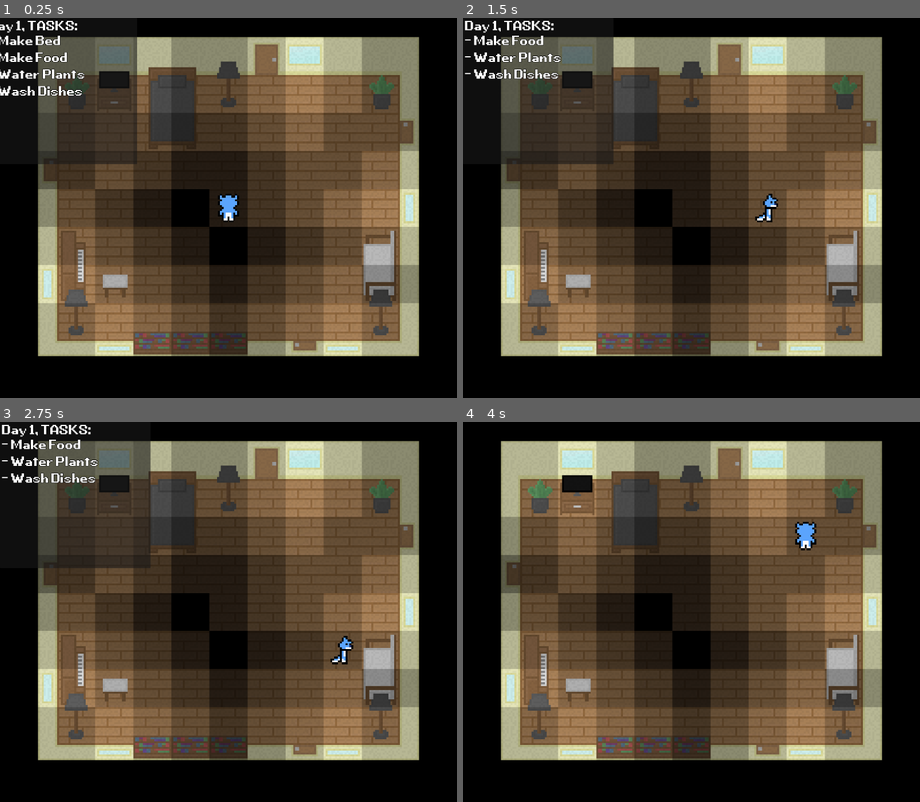
Above: before the commit, frames 1-4 (two rows, left to right).
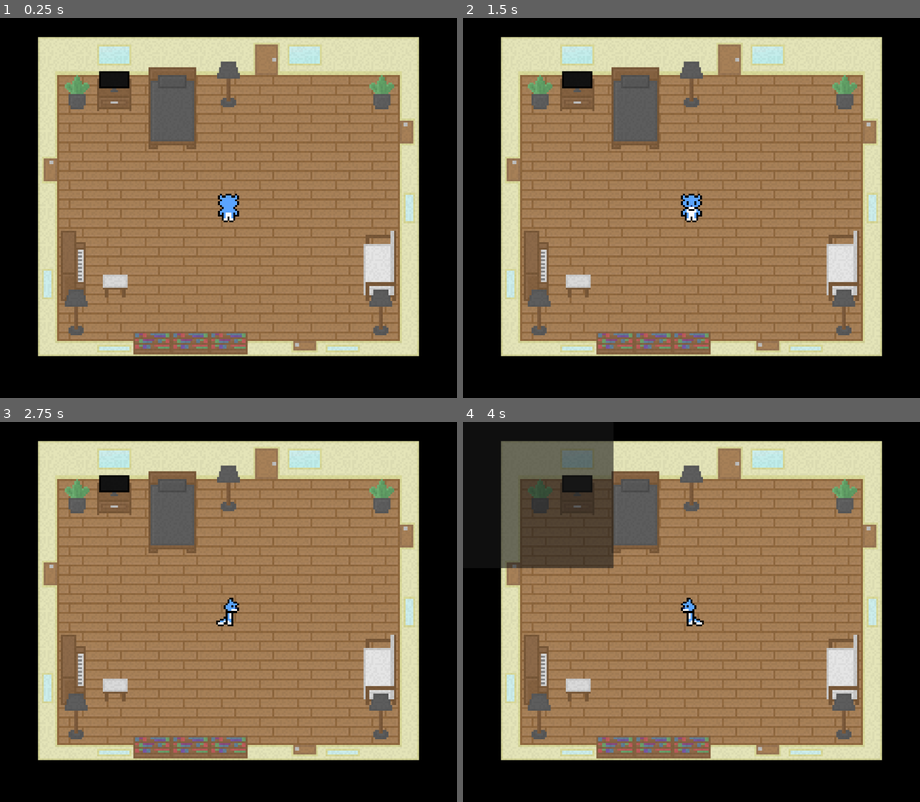
Above: after the commit, the same moments.

Repository: Furryous-Games/Practice-Run---Nyctophobia
Game: Godot game, scene res://scenes/main.tscn
Same seed, same stepped clock (60 frames per second), same inputs: the game is played once before the commit and once after it.
Inputs:
- Up to frame 1 (0.25 s): no input
- Up to frame 2 (1.5 s): hold Right (move_right) 0.53-1.28 s; hold E (interact) 0.53-1.28 s; tap Enter at 1.25 s; hold Down (move_down) from 1.28 s (still down); tap Backspace (Interact2) at 1.35 s
- Up to frame 3 (2.75 s): tap E (interact) at 1.55 s; release Down (move_down) at 2.03 s; hold Right (move_right) from 2.03 s (still down); hold E (interact) from 2.03 s (still down)
- Up to frame 4 (4 s): tap Space at 2.75 s; release Right (move_right) at 2.78 s; release E (interact) at 2.78 s; hold Up (move_up) 2.78-3.53 s; tap Tab (toggle_task_list) at 2.85 s; tap E (interact) at 3.05 s; tap Enter at 3.5 s; hold Left (move_left) from 3.53 s (still down); hold E (interact) from 3.53 s (still down)

The runs differ from the first frame. In frame 1, 62% of the frame differs, in the area x 0-92%, y 0-90%; in frame 2, 63%; in frame 3, 63%; in frame 4, 60%.
Error after the commit: Invalid call to function 'new' in base 'GDScript'. Expected 1 arguments. (res://scripts/main_script.gd:164)

Commit message:
removed testing lines

Diff:
--- a/Nyctophobia Game/scripts/main_script.gd
+++ b/Nyctophobia Game/scripts/main_script.gd
@@ -160,7 +160,8 @@
 							match type:
 								"lamp":
 									house_grid[house_y][house_x][room_y][room_x]["object"] = object_classes.lamp_object.new()
-
+								"bed":
+									house_grid[house_y][house_x][room_y][room_x]["object"] = object_classes.bed_object.new()
 								_:
 									house_grid[house_y][house_x][room_y][room_x]["object"] = object_classes.object.new()
 
@@ -202,21 +203,10 @@
 	or new_pos.y > 8
 	or new_pos.x < 0
 	or new_pos.x > 10):
-
-		# TEST
-		print("Couldnt move ", object.type, " to out of bounds tile ", new_pos, ".")
-
 		return false
 
 	# Check if the tile we want to move to is not an object and is a floor
 	if house_grid[house_y][house_x][new_pos.y][new_pos.x]["object"] != null or house_grid[house_y][house_x][new_pos.y][new_pos.x]["type"] != "floor":
-
-		#TEST
-		if house_grid[house_y][house_x][new_pos.y][new_pos.x]["object"] != null:
-			print("Couldnt move ", object.type, " to tile ", new_pos, " due to a ", house_grid[house_y][house_x][new_pos.y][new_pos.x]["object"].type, " blocking the tile.")
-		else:
-			print("Couldnt move ", object.type, " to tile ", new_pos, " due to a ", house_grid[house_y][house_x][new_pos.y][new_pos.x]["type"], " blocking the tile.")
-
 		return false
 
 	# Check that the tiles directly down, up, right, and left are not doors.
@@ -224,10 +214,6 @@
 	or house_grid[house_y][house_x][new_pos.y - 1][new_pos.x]["type"] == "door_n"
 	or house_grid[house_y][house_x][new_pos.y][new_pos.x + 1]["type"] == "door_e"
 	or house_grid[house_y][house_x][new_pos.y][new_pos.x - 1]["type"] == "door_w"):
-
-		#TEST
-		print("Couldnt move ", object.type, " to tile ", new_pos, " due to a ", house_grid[house_y][house_x][new_pos.y + 1][new_pos.x]["type"], " blocking the tile.")
-
 		return false
 
 	var new_connected
@@ -235,32 +221,18 @@
 	# Repeat the abouve process for each connected tile.
 	if !object.connected_tiles.is_empty():
 		for connected_tile in object.connected_tiles:
-
 			new_connected = connected_tile + movement
-
-			#TEST
-			print("connected_tile: ", connected_tile, " + movement: ", movement, " = New connected tile: ", new_connected)
 
 			# Out of bounds checks.
 			if (new_connected.y < 0
 				or new_connected.y > 8
 				or new_connected.x < 0
 				or new_connected.x > 10):
-				#TEST
-				print("Couldnt move connected ", object.type, " to out of bounds tile ", new_connected, ".")
-
 				return false
 
 			# Check if the tile we want to move to is not an object and is a floor
 			if (house_grid[house_y][house_x][new_connected.y][new_connected.x]["object"] != null
 			or house_grid[house_y][house_x][new_connected.y][new_connected.x]["type"] != "floor"):
-
-				#TEST
-				if house_grid[house_y][house_x][new_connected.y][new_connected.x]["object"] != null:
-					print("Couldnt move connected ", object.type, " to tile ", new_connected, " due to a ", house_grid[house_y][house_x][new_connected.y][new_connected.x]["object"].type, " blocking the tile.")
-				else:
-					print("Couldnt move connected ", object.type, " to tile ", new_connected, " due to a ", house_grid[house_y][house_x][new_connected.y][new_connected.x]["type"], " blocking the tile.")
-
 				return false
 
 			# Check that the tiles directly down, up, right, and left are not doors.
@@ -268,10 +240,6 @@
 			or house_grid[house_y][house_x][new_connected.y - 1][new_connected.x]["type"] == "door_n"
 			or house_grid[house_y][house_x][new_connected.y][new_connected.x + 1]["type"] == "door_e"
 			or house_grid[house_y][house_x][new_connected.y][new_connected.x - 1]["type"] == "door_w"):
-
-				#TEST
-				print("Couldnt move connected ", object.type, " to tile ", new_connected, " due to a ", house_grid[house_y][house_x][new_connected.y][new_connected.x]["type"], " blocking the tile.")
-
 				return false
 
 	# Return if tile is empty (true)
@@ -291,22 +259,15 @@
 
 	# Update and place the objects connected tiles.
 	if !object.connected_tiles.is_empty():
-
 		# Update
 		for connected_tile in object.connected_tiles:
 			var index = object.connected_tiles.find(connected_tile)
-
-
 			house_grid[house_y][house_x][new_pos.y][new_pos.x]["object"].connected_tiles[index] += movement
-
 		#Place
 		for connected_tile in house_grid[house_y][house_x][new_pos.y][new_pos.x]["object"].connected_tiles:
-
 			match object.type:
-
 				_:
 					house_grid[house_y][house_x][connected_tile.y][connected_tile.x]["object"] = object_classes.object.new()
-
 			house_grid[house_y][house_x][connected_tile.y][connected_tile.x]["object"].type = object.type
 			house_grid[house_y][house_x][connected_tile.y][connected_tile.x]["object"].connected = true
 
@@ -475,6 +436,9 @@
 	day += 1
 	ui_heading.text = "Day " + str(day) + ", TASKS:"
 
+	## Randomizes objects in each room
+	object_movement_and_variation(day)
+
 	## Randomizes Tasks
 	completed_tasks.clear()
 	task_list.clear()
@@ -521,11 +485,11 @@
 			task_list.remove_at(0)
 			ui_list.get_child(0).free()
 
+	"""
 	# TEST
 	if event.as_text() == "Space" and event.is_pressed():
 		new_day()
-		object_movement_and_variation(day)
-
+	"""
 
 # Toggles the task list
 func toggle_task_list() -> void:
--- a/Nyctophobia Game/scripts/object_classes.gd
+++ b/Nyctophobia Game/scripts/object_classes.gd
@@ -1,6 +1,7 @@
 extends Node
 
 class object:
+	var main_script
 	var position := Vector2i(-1,-1)
 	var type := "null_object"
 	var connected_tiles := []
@@ -11,3 +12,11 @@
 
 	func interact() -> void:
 		is_enabled = not is_enabled
+
+class bed_object extends object:
+
+	func _init(node) -> void:
+		main_script = node
+
+	func interact() -> void:
+		main_script.new_day()
